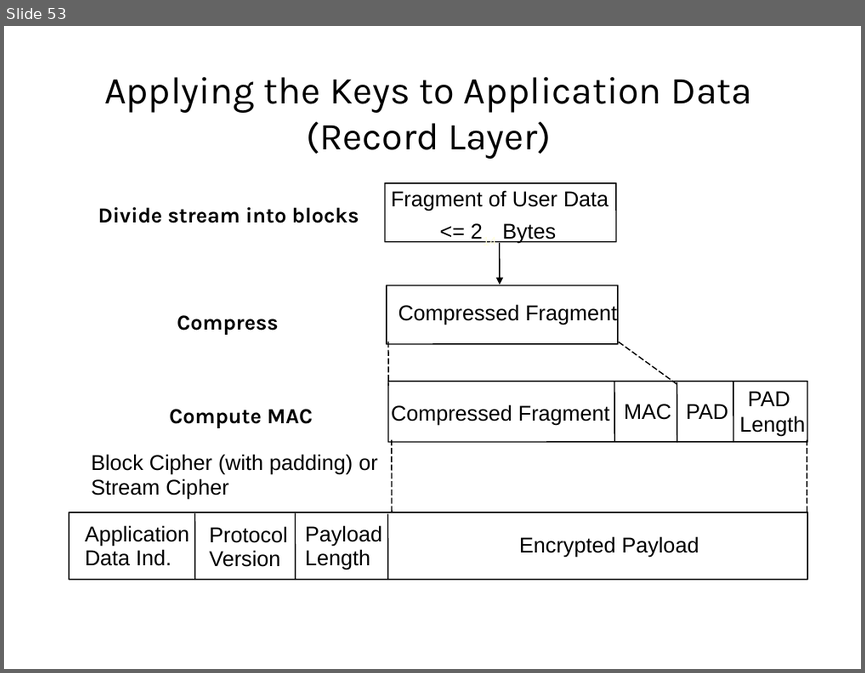
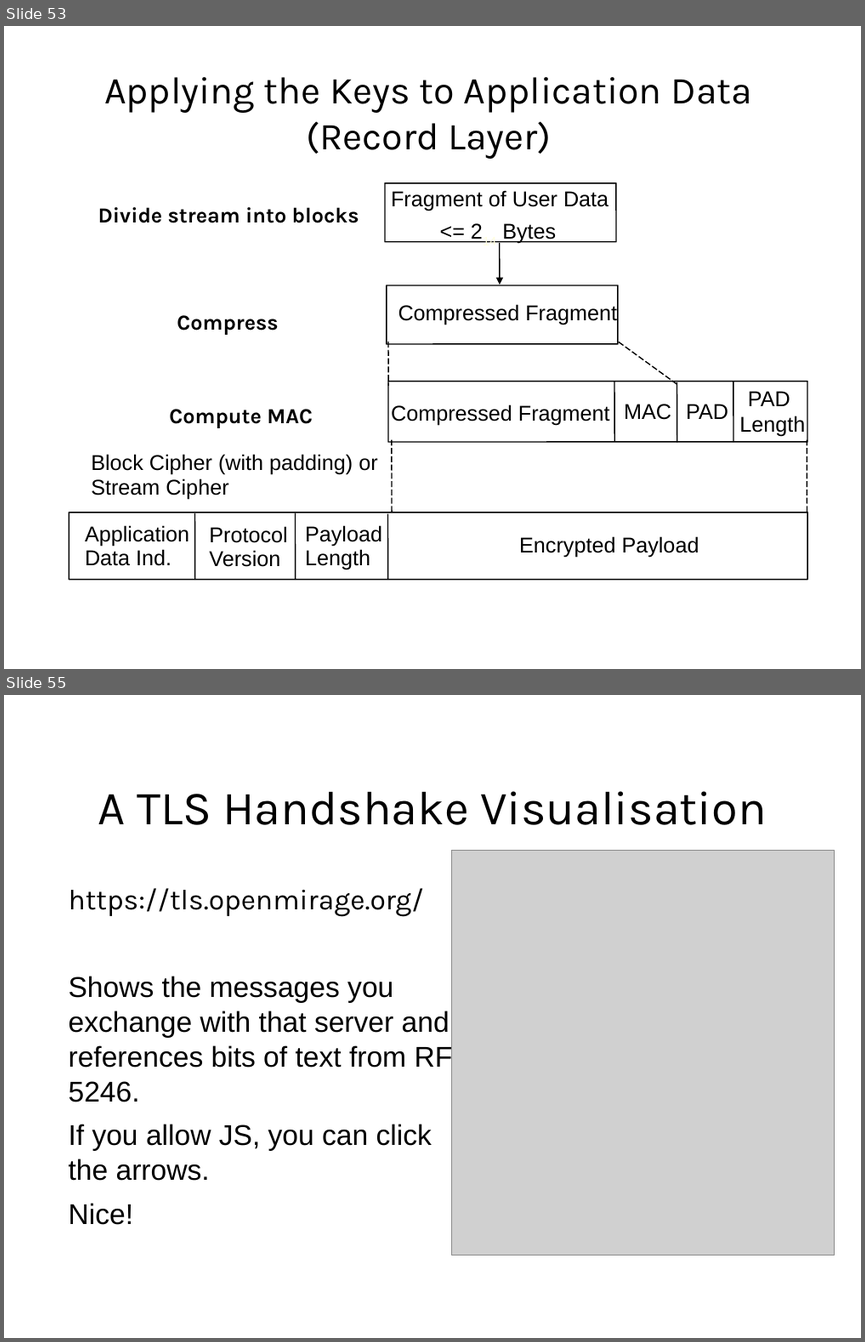
Before and after one commit to sftcd/cs7053, a slide deck: 2016lectures/06-protocols.ppt. Shown one above the other, each under a label of ours: slide 53 before the commit, slides 53 and 55 after it; the slides between them are not shown. The pictures are 865x673 and 865x1342 pixels, drawn with LibreOffice and Linux fonts; fonts in the diff are those of the drawing; grey boxes stand for pictures. Boxes give left, top, right and bottom in pixels: in the first picture for what was removed or moved away, otherwise in the second. Text is boxed around its words. In the diff, an @@ line names an element or a change of style, - is before the commit and + after.

```diff
--- a/2016lectures/06-protocols.ppt
+++ b/2016lectures/06-protocols.ppt
@@ slide 55 added at box(4, 695, 861, 1338), background #FFFFFF @@
@@ text added at box(98, 791, 766, 825), 40 pt, text #000000 @@
+A TLS Handshake Visualisation
@@ picture added at box(451, 850, 834, 1254) @@
@@ text added at box(69, 888, 473, 1225), 24 pt, text #000000 @@
+https://tls.openmirage.org/
+Shows the messages you exchange with that server and references bits of text from RFC 5246.
+If you allow JS, you can click
+the arrows.
+Nice!
```
Also in this commit, not shown: 21 slides changed.
